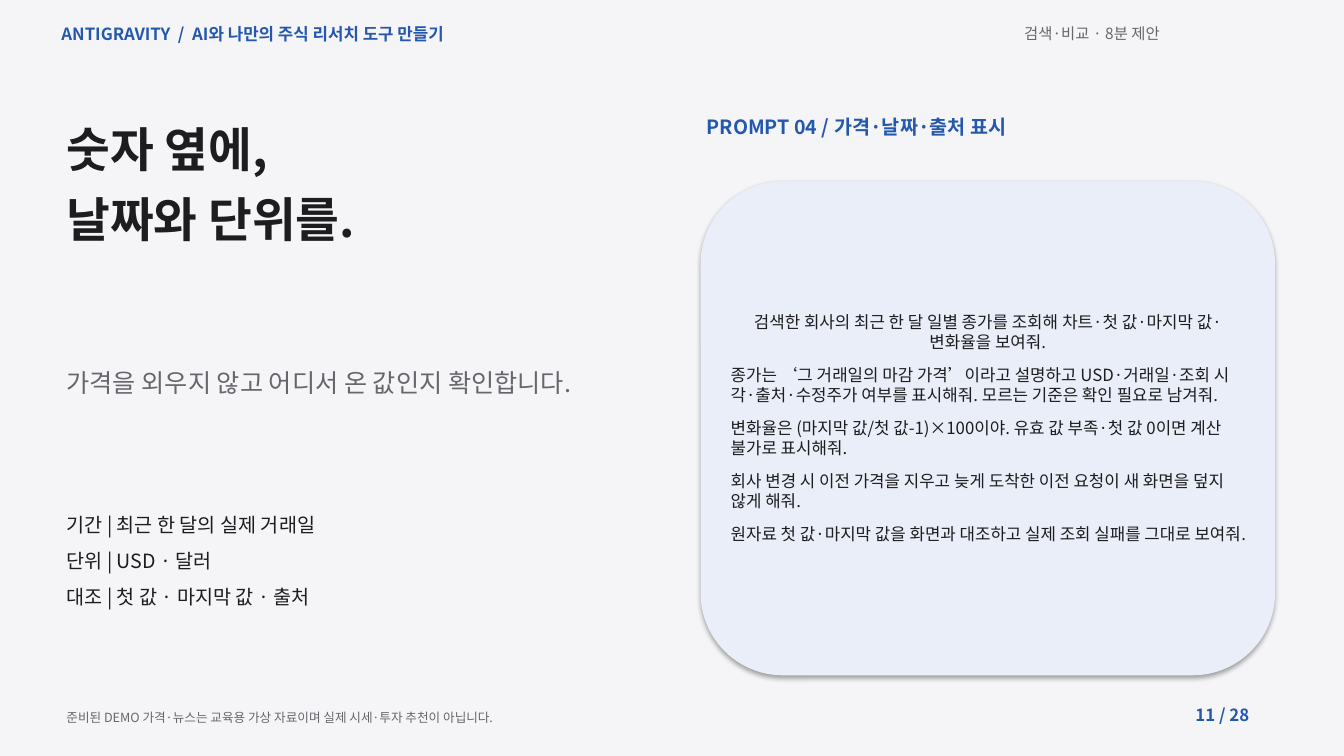
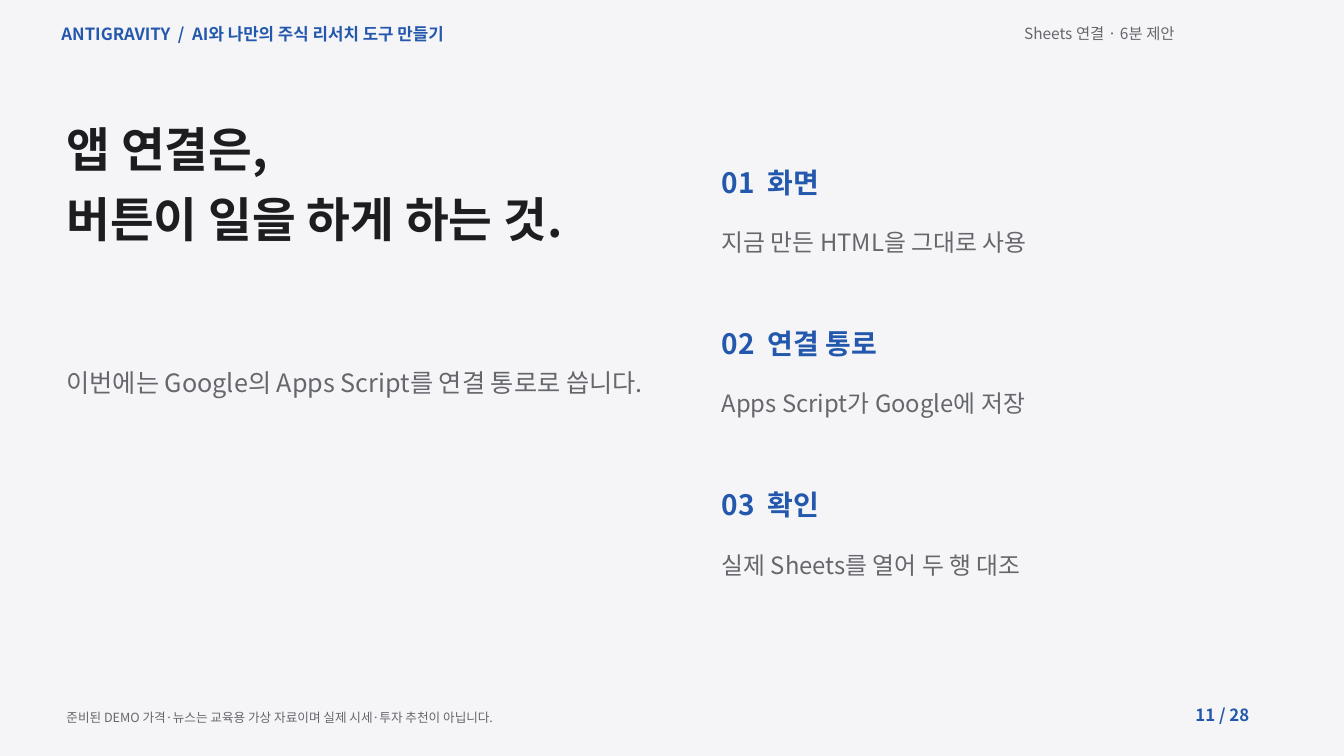
Before and after one commit to elect94/reportsol, a slide deck: slide 11 of materials/lecture.pptx. Drawn at 1344x756 pixels with LibreOffice and Linux fonts; fonts in the diff are those of the drawing. Boxes give left, top, right and bottom in pixels: in the first picture for what was removed or moved away, otherwise in the second. Text is boxed around its words. In the diff, an @@ line names an element or a change of style, - is before the commit and + after.

```diff
--- a/materials/lecture.pptx
+++ b/materials/lecture.pptx
@@ text at [1024, 26, 1174, 40]: text changed @@
-검색·비교 · 8분 제안
+Sheets 연결 · 6분 제안
@@ text removed at [707, 117, 1006, 136] @@
-PROMPT 04 / 가격·날짜·출처 표시
@@ text at [66, 127, 562, 242]: text changed @@
-숫자 옆에,
-날짜와 단위를.
+앱 연결은,
+버튼이 일을 하게 하는 것.
@@ text added at [722, 169, 820, 196], 20 pt, text #2458AD, bold @@
+01 화면
@@ rounded rectangle removed at [701, 181, 1275, 676] @@
-검색한 회사의 최근 한 달 일별 종가를 조회해 차트·첫 값·마지막 값·변화율을 보여줘.
-종가는 ‘그 거래일의 마감 가격’이라고 설명하고 USD·거래일·조회 시각·출처·수정주가 여부를 표시해줘. 모르는 기준은 확인 필요로 남겨줘.
-변화율은 (마지막 값/첫 값-1)×100이야. 유효 값 부족·첫 값 0이면 계산 불가로 표시해줘.
-회사 변경 시 이전 가격을 지우고 늦게 도착한 이전 요청이 새 화면을 덮지 않게 해줘.
-원자료 첫 값·마지막 값을 화면과 대조하고 실제 조회 실패를 그대로 보여줘.
@@ text added at [722, 231, 1026, 253], 17 pt, text #65676D @@
+지금 만든 HTML을 그대로 사용
@@ text added at [722, 330, 877, 357], 20 pt, text #2458AD, bold @@
+02 연결 통로
@@ text at [66, 371, 643, 398]: text changed @@
-가격을 외우지 않고 어디서 온 값인지 확인합니다.
+이번에는 Google의 Apps Script를 연결 통로로 씁니다.
@@ text added at [722, 392, 1025, 418], 17 pt, text #65676D @@
+Apps Script가 Google에 저장
@@ text added at [722, 491, 820, 518], 20 pt, text #2458AD, bold @@
+03 확인
@@ text removed at [66, 515, 315, 606] @@
-기간 | 최근 한 달의 실제 거래일
-단위 | USD · 달러
-대조 | 첫 값 · 마지막 값 · 출처
@@ text added at [722, 554, 1021, 576], 17 pt, text #65676D @@
+실제 Sheets를 열어 두 행 대조
```
Also in this commit, not shown: 21 other slides changed, 1 slide added, 1 slide removed, 24 other files.
